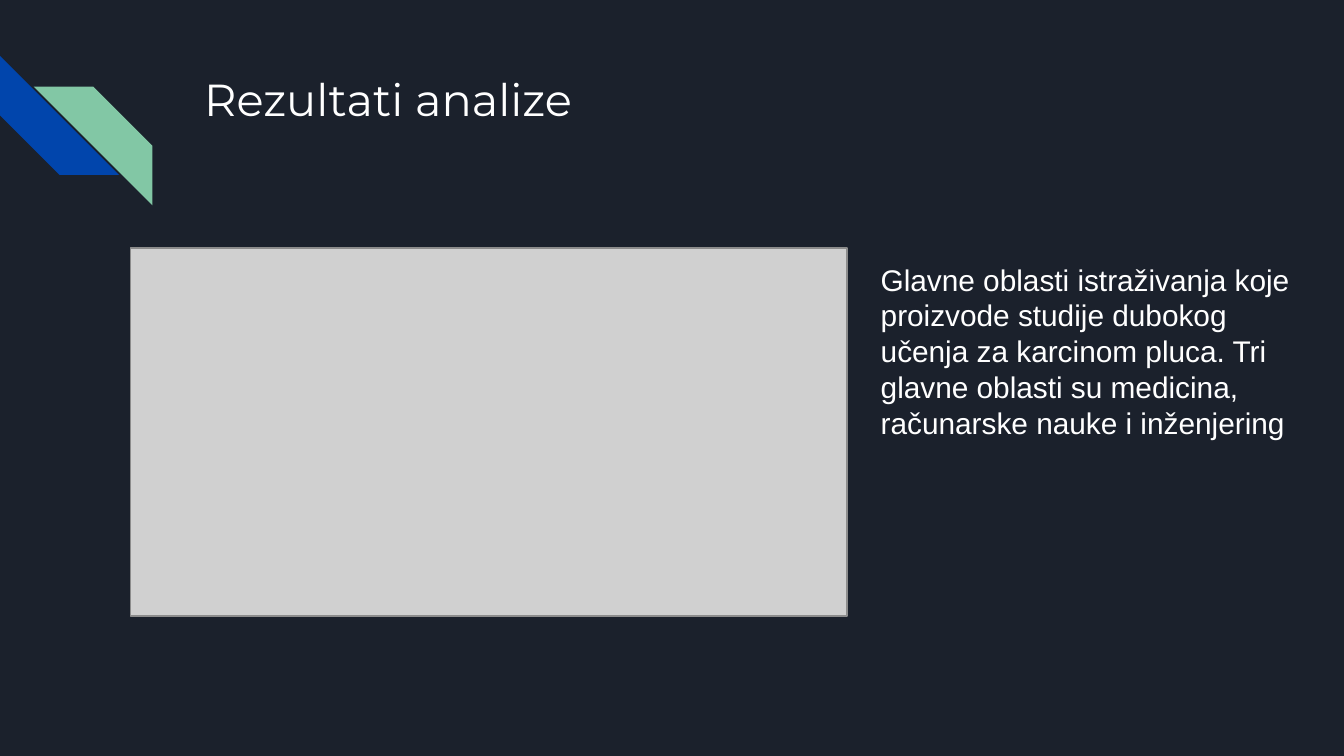
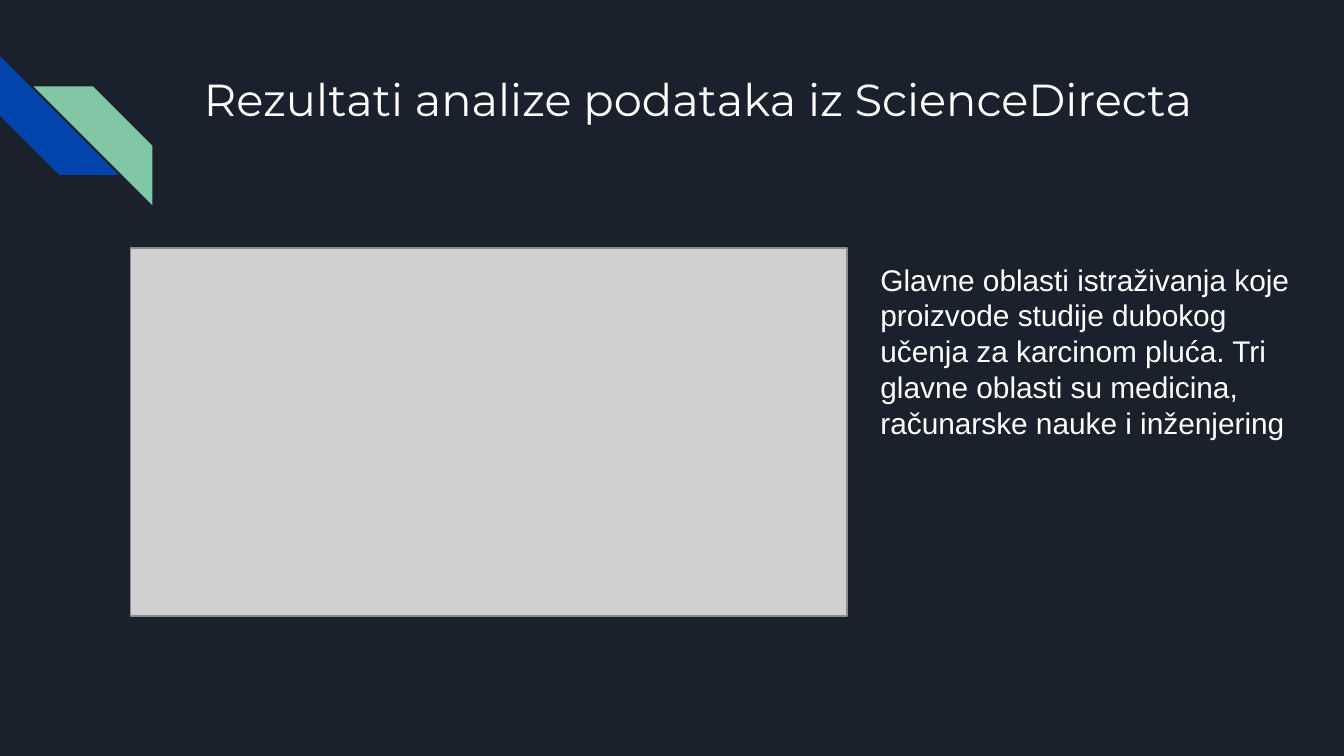
Before and after one commit to vukvuk21/RID, a slide deck: slide 8 of rid_2022_seminarski/mi18099_Andrijana_Aleksic/predavanje_2/AndrijanaAleksicPrezentacija.pptx. Drawn at 1344x756 pixels with LibreOffice and Linux fonts; fonts in the diff are those of the drawing; grey boxes stand for pictures. Boxes give left, top, right and bottom in pixels: in the first picture for what was removed or moved away, otherwise in the second. Text is boxed around its words. In the diff, an @@ line names an element or a change of style, - is before the commit and + after.

```diff
--- a/rid_2022_seminarski/mi18099_Andrijana_Aleksic/predavanje_2/AndrijanaAleksicPrezentacija.pptx
+++ b/rid_2022_seminarski/mi18099_Andrijana_Aleksic/predavanje_2/AndrijanaAleksicPrezentacija.pptx
@@ text at <box>204,82,1192,125</box>: text changed @@
-Rezultati analize
+Rezultati analize podataka iz ScienceDirecta
@@ text at <box>880,269,1289,439</box>: text changed @@
-Glavne oblasti istraživanja koje proizvode studije dubokog učenja za karcinom pluca. Tri glavne oblasti su medicina, računarske nauke i inženjering
+Glavne oblasti istraživanja koje proizvode studije dubokog učenja za karcinom pluća. Tri glavne oblasti su medicina, računarske nauke i inženjering
```
Also in this commit, not shown: 10 other slides changed, 4 other files.
